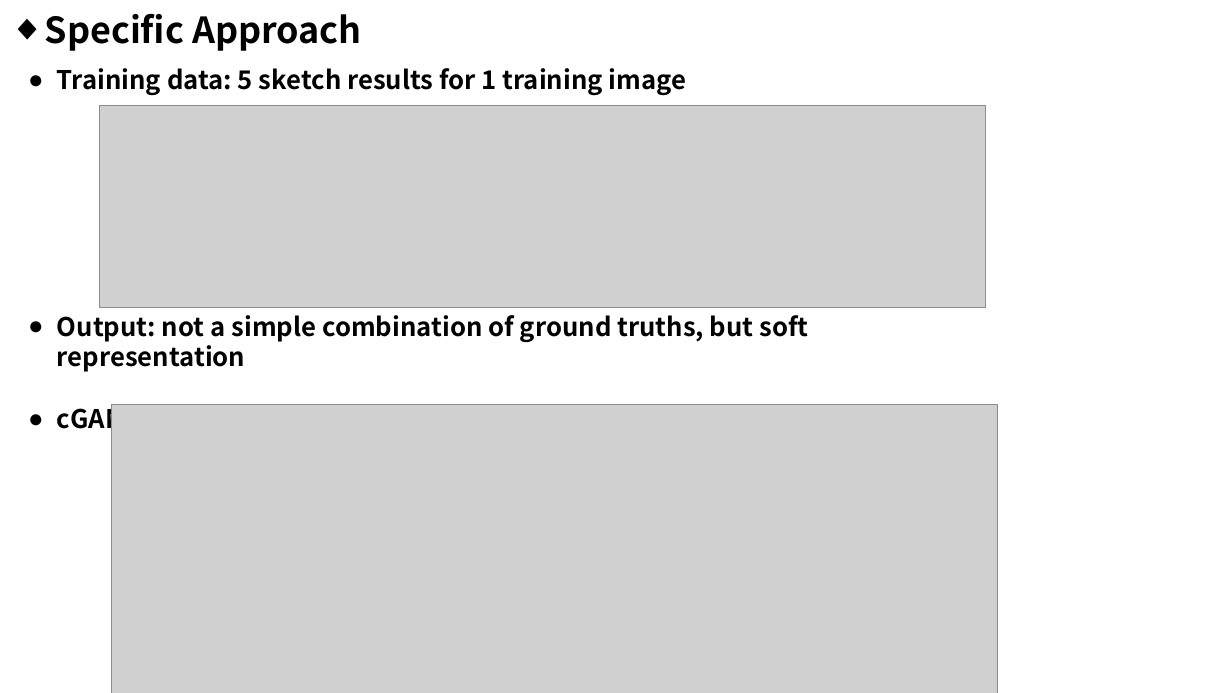
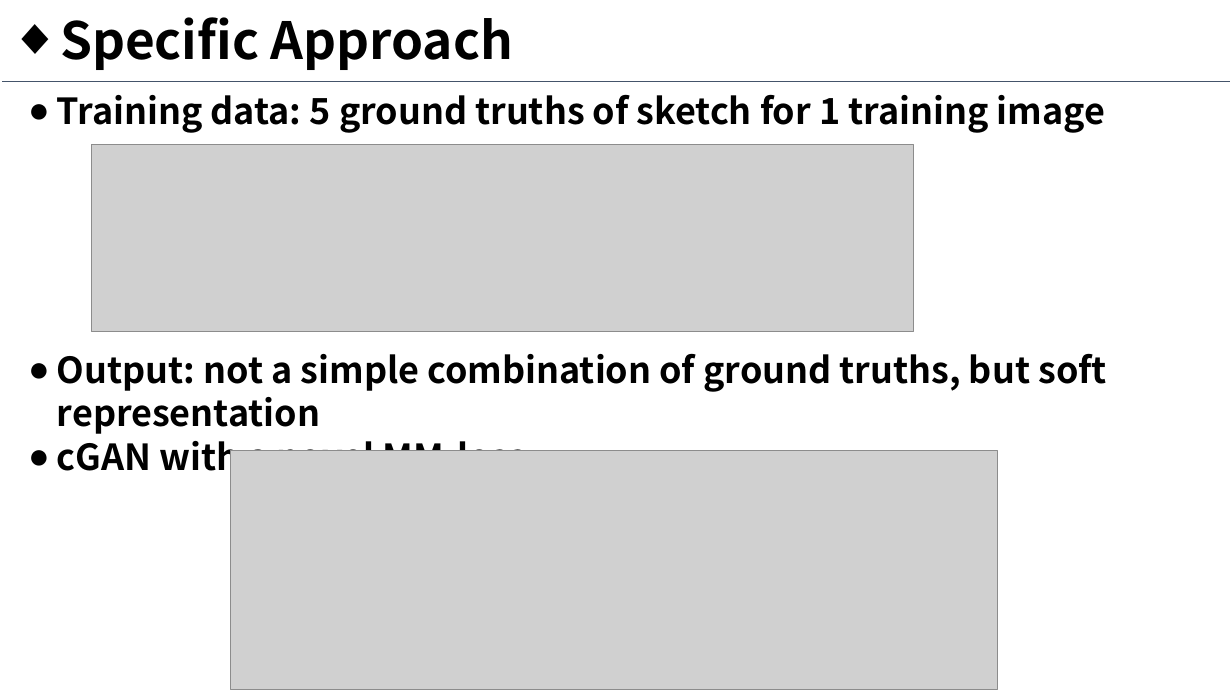
Before and after one commit to mtli/PhotoSketch, a slide deck: slide 7 of doc/Presentation1.pptx (slide 3 before the commit). Drawn at 1232x693 pixels with LibreOffice and Linux fonts; fonts in the diff are those of the drawing; grey boxes stand for pictures. Boxes give left, top, right and bottom in pixels: in the first picture for what was removed or moved away, otherwise in the second. Text is boxed around its words. In the diff, an @@ line names an element or a change of style, - is before the commit and + after.

```diff
--- a/doc/Presentation1.pptx
+++ b/doc/Presentation1.pptx
@@ text "Specific Approach" at (60,17,513,70): size 28 to 40 pt @@
@@ line added from (3, 81) to (1230, 81), #44546A 0.75 pt @@
@@ text "Training data: 5 ground truths ...": place and size @@
-text "Training data: 5 ground truths ..." at (57,68,808,405)
+text "Training data: 5 ground truths ..." at (57,95,1107,451)
@@ text at (57,95,1105,133): text changed; size 20 to 28 pt @@
-● Training data: 5 sketch results for 1 training image
+● Training data: 5 ground truths of sketch for 1 training image
@@ picture: place and size @@
-picture at (100,106,986,308)
+picture at (91,144,914,332)
@@ text at (57,354,1107,451): size 20 to 28 pt in "Output: not a simple combination of ground ...", "cGAN with a novel MM-loss" @@
@@ picture: place and size @@
-picture at (112,404,998,693)
+picture at (231,451,997,690)
```
Also in this commit, not shown: 3 other slides changed, 4 slides added, 7 other files.
